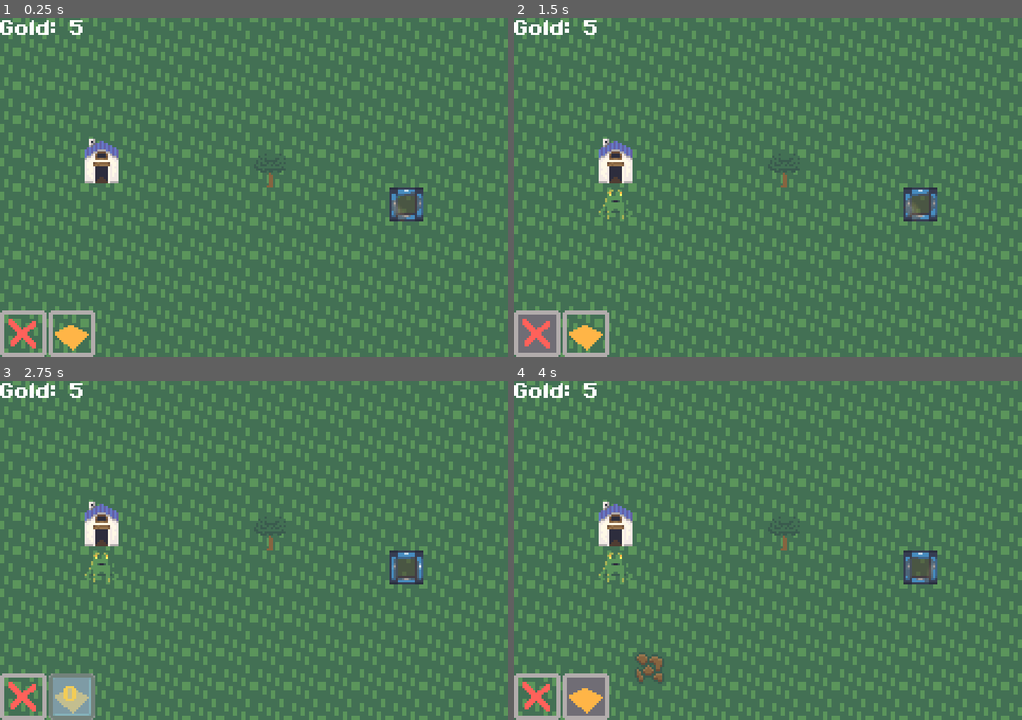
Above: before the commit, frames 1-4 (two rows, left to right).
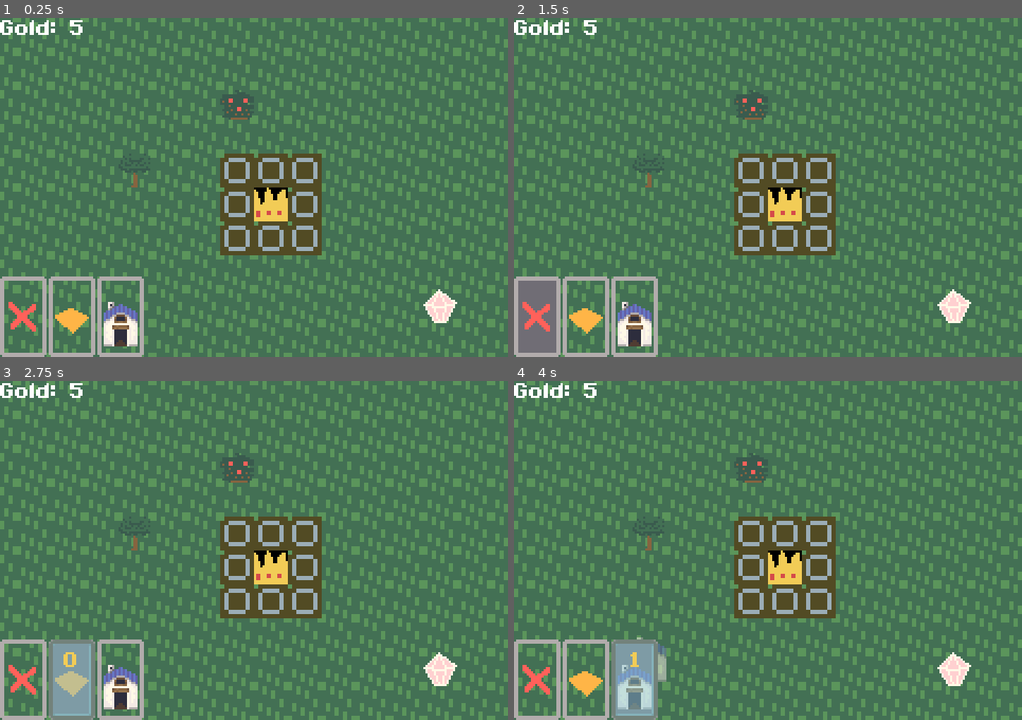
Above: after the commit, the same moments.

Repository: comfy-gamedev/ludum-dare-60
Game: Godot game, scene res://scenes/tutorials/tutor_2.tscn
Two runs of this game, one before a commit and one after it. Both use one fixed random seed, a clock stepped at 60 frames per second and the inputs below. This scene is started directly instead of the project's main scene. The engine's default icon, where the game draws it, is replaced by a stand-in: a white triangle on a blue panel in a dark square.
Inputs (mouse positions are in pixels of both pictures, inside the frame that each line leads up to):
- Up to frame 1 (0.25 s): no input
- Up to frame 2 (1.5 s): click (539, 333) at 0.52 s; click (539, 316) at 1.27 s
- Up to frame 3 (2.75 s): click (71, 696) at 2.02 s
- Up to frame 4 (4 s): click (585, 679) at 2.77 s; click (635, 679) at 3.52 s

The runs differ from the first frame. In frame 1, 11% of the frame differs, in the area x 0-90%, y 21-100%; in frame 2, 12%; in frame 3, 12%; in frame 4, 12%.

Commit message:
Update tutor_2.gd

Diff:
--- a/scenes/tutorials/tutor_2.gd
+++ b/scenes/tutorials/tutor_2.gd
@@ -2,6 +2,7 @@
 
 const TUTORCONSTRUCTIONS = [
 	preload("uid://c0rrybc5bgfno"),
+	preload("uid://nmq3klwu0rtw"),
 ]
 
 func _ready() -> void:
@@ -9,10 +10,10 @@
 
 	gold_label.text = "Gold: " + str(gold)
 
-	var ob = OBJECTIVE.instantiate()
+	var hb = HOMEBASE.instantiate()
 	@warning_ignore("integer_division")
-	ob.grid_pos = (WORLD_SIZE / 2) + Vector2i(4, 0)
-	entity_root.add_child(ob)
+	hb.grid_pos = WORLD_SIZE / 2
+	entity_root.add_child(hb)
 
 	for y in WORLD_SIZE.y:
 		for x in WORLD_SIZE.x:
@@ -20,12 +21,16 @@
 			surface_tile_map_layer.set_cell(p, 1, Vector2i(0, 0))
 
 	var tree = TREE.instantiate()
-	tree.grid_pos = (WORLD_SIZE / 2) + Vector2i(0, -1)
+	tree.grid_pos = (WORLD_SIZE / 2) + Vector2i(-4, -1)
 	entity_root.add_child(tree)
 
-	var loc = HOUSE.instantiate()
-	loc.grid_pos = (WORLD_SIZE / 2) + Vector2i(-5, -1)
-	entity_root.add_child(loc)
+	var bush = BUSH.instantiate()
+	bush.grid_pos = (WORLD_SIZE / 2) + Vector2i(-1, -3)
+	entity_root.add_child(bush)
+
+	var crystal = CRYSTAL.instantiate()
+	crystal.grid_pos = (WORLD_SIZE / 2) + Vector2i(5, 3)
+	entity_root.add_child(crystal)
 
 	camera_2d.position = Vector2(WORLD_SIZE) * GridMetric.GRID_PX * 0.5
 	camera_2d.limit_left = 0
@@ -36,3 +41,8 @@
 	hotbar.add_hotbar_item(ERASE_ICON)
 	for c in TUTORCONSTRUCTIONS:
 		hotbar.add_hotbar_item(c)
+
+func _process(delta: float) -> void:
+	super(delta)
+	if gold >= 25:
+		SceneGirl.change_scene("res://scenes/end_scene/end_scene.tscn")
